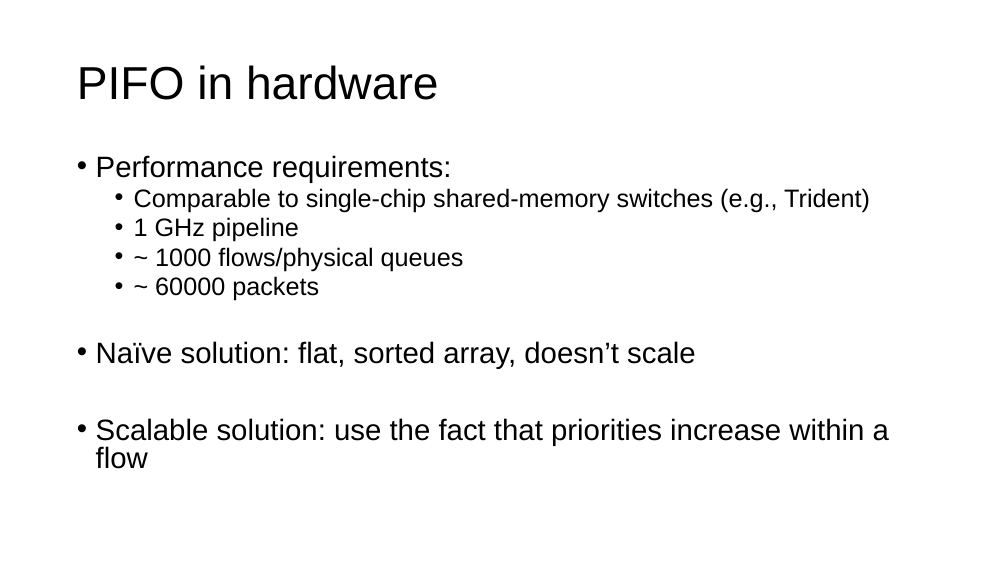
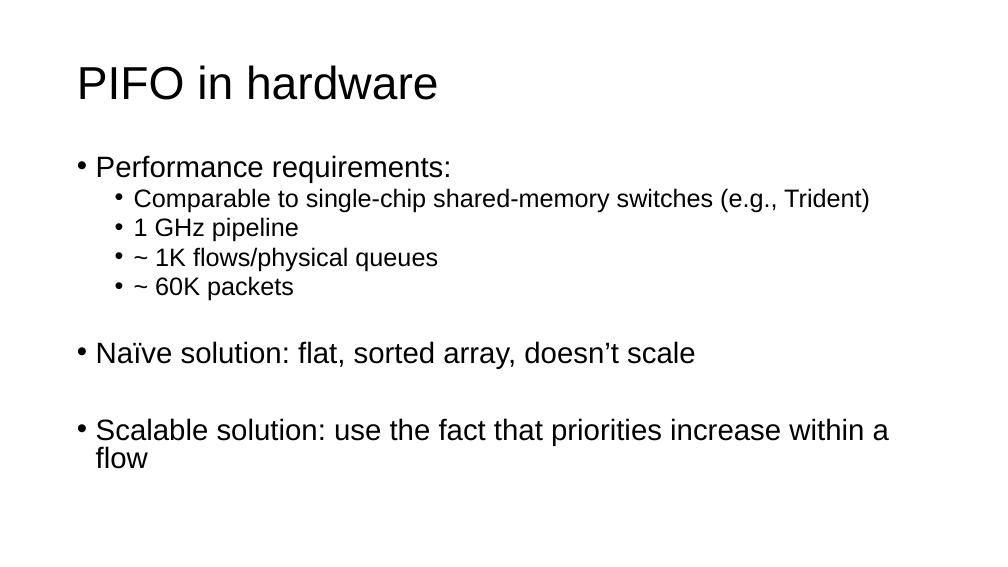
Before and after one commit to anirudhSK/pifo-domino-marple-ppts, a slide deck: slide 45 of domino_pifo.pptx. Drawn at 1008x567 pixels with LibreOffice and Linux fonts; fonts in the diff are those of the drawing. Boxes give left, top, right and bottom in pixels: in the first picture for what was removed or moved away, otherwise in the second. Text is boxed around its words. In the diff, an @@ line names an element or a change of style, - is before the commit and + after.

```diff
--- a/domino_pifo.pptx
+++ b/domino_pifo.pptx
@@ text at [155, 247, 438, 301]: text changed @@
-  • ~ 1000 flows/physical queues
-  • ~ 60000 packets
+  • ~ 1K flows/physical queues
+  • ~ 60K packets
```
Also in this commit, not shown: 2 other slides changed, 1 slide added.
